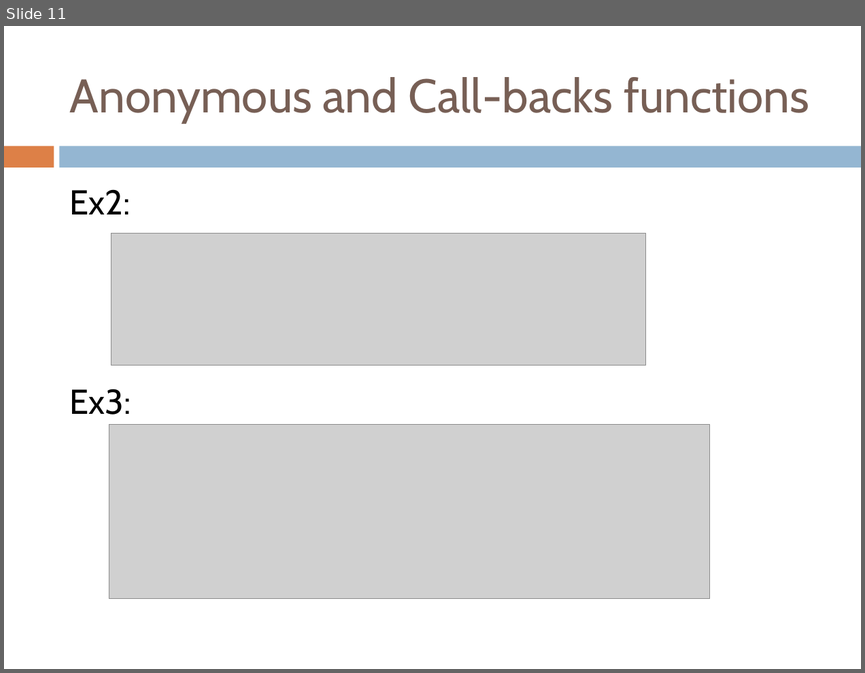
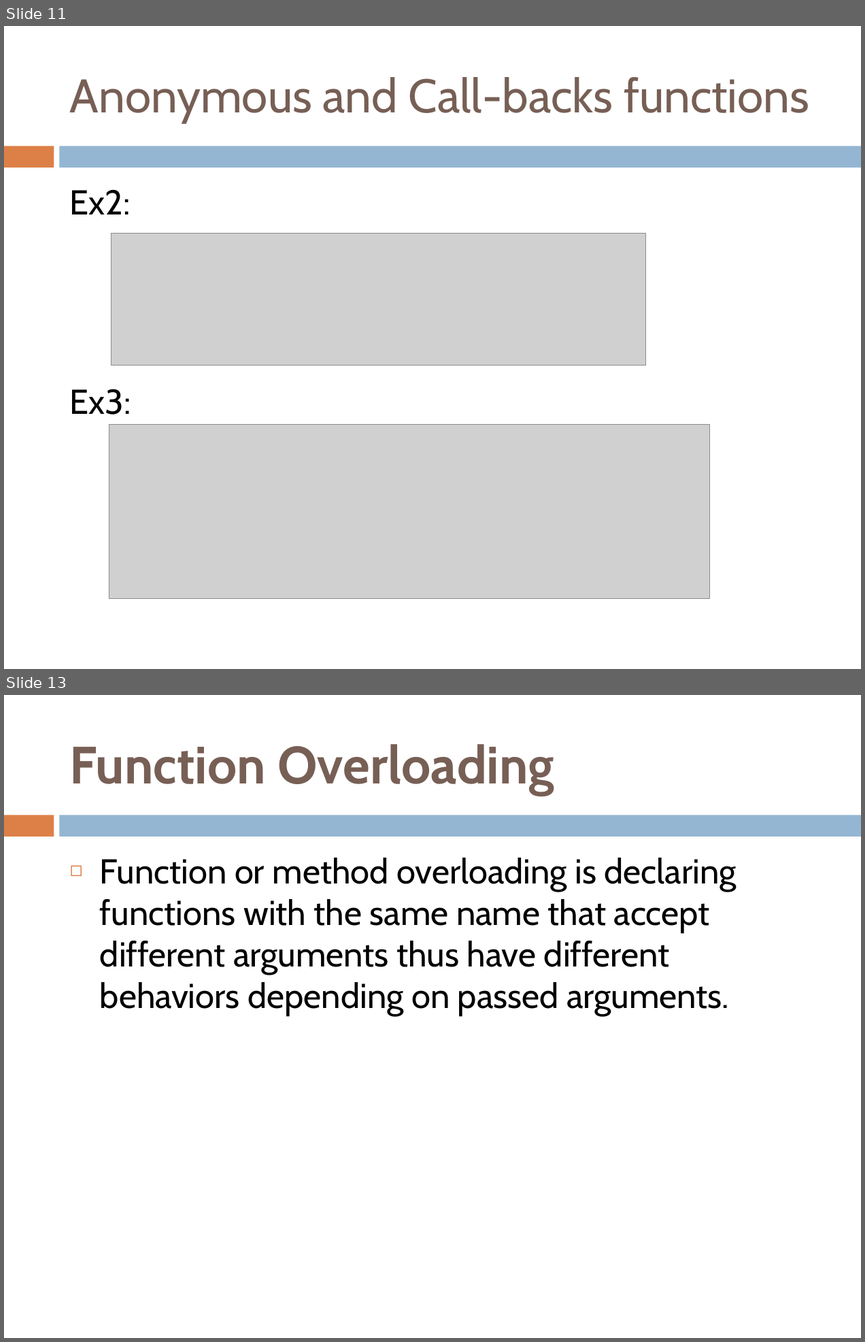
Before and after one commit to yedukondalurd/PPT, a slide deck: Advanced Javascript.pptx. Shown one above the other, each under a label of ours: slide 11 before the commit, slides 11 and 13 after it; the slides between them are not shown. The pictures are 865x673 and 865x1342 pixels, drawn with LibreOffice and Linux fonts; fonts in the diff are those of the drawing; grey boxes stand for pictures. Boxes give left, top, right and bottom in pixels: in the first picture for what was removed or moved away, otherwise in the second. Text is boxed around its words. In the diff, an @@ line names an element or a change of style, - is before the commit and + after.

```diff
--- a/Advanced Javascript.pptx
+++ b/Advanced Javascript.pptx
@@ slide 13 added at (x1=4, y1=695, x2=861, y2=1338), background #FFFFFF; not listed: 2 template elements that a slide beside it also shows @@
@@ title added at (x1=70, y1=744, x2=554, y2=795), 44 pt, text #775F55, bold @@
+Function Overloading
@@ text added at (x1=100, y1=858, x2=736, y2=1015), 29 pt, text #000000 @@
+◻ Function or method overloading is declaring functions with the same name that accept different arguments thus have different behaviors depending on passed arguments.
```
Also in this commit, not shown: 7 other slides added, 4 slides removed, 1 other file.
